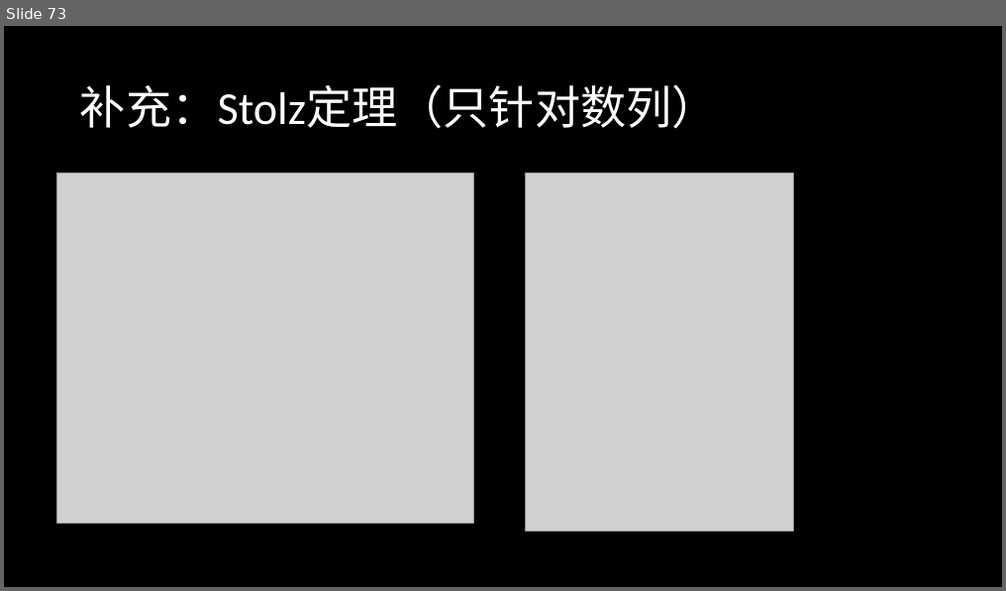
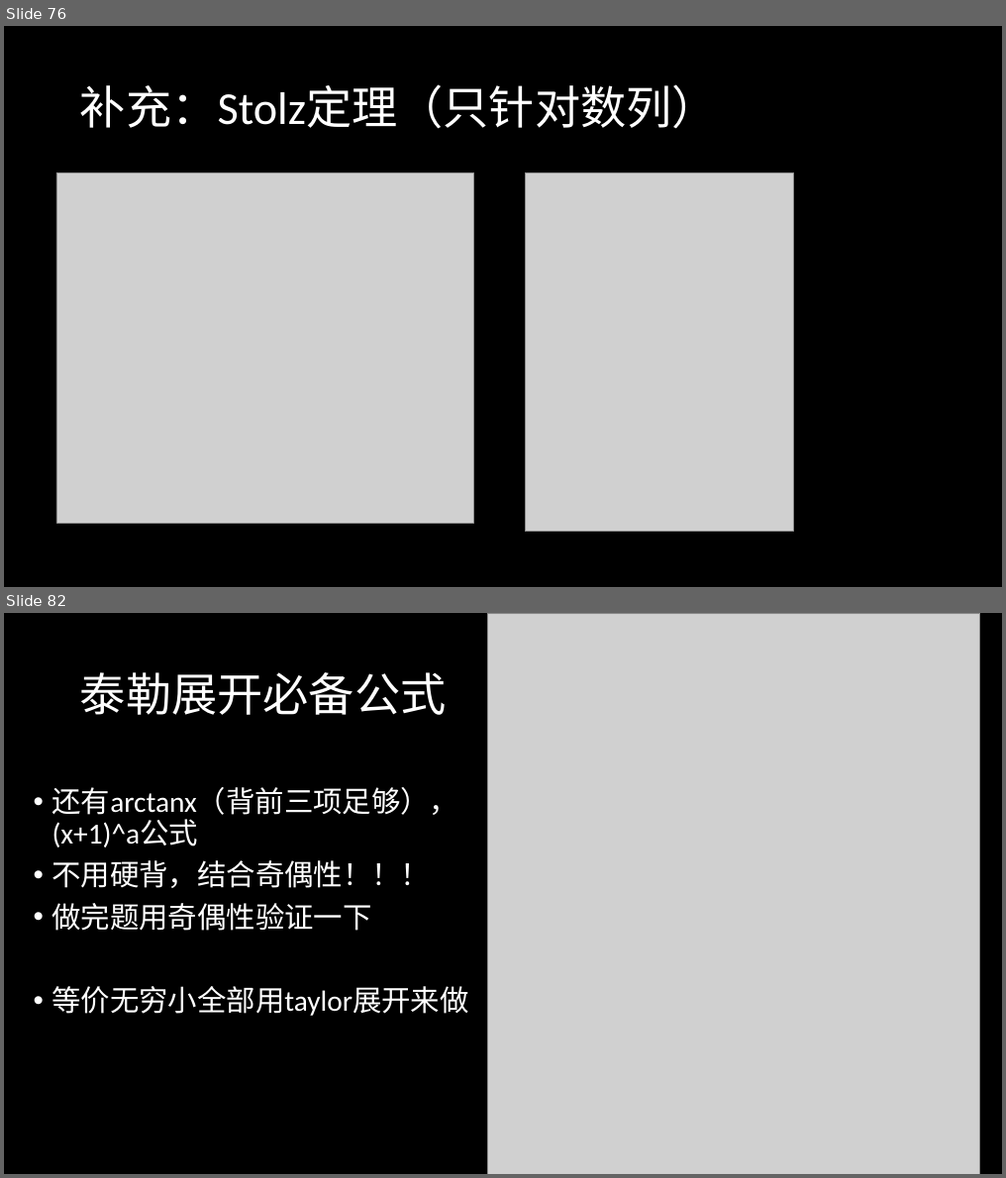
Before and after one commit to SavageTuna/Calculus, a slide deck: 高数1.pptx. Shown one above the other, each under a label of ours: slide 73 before the commit, slides 76 and 82 after it; the slides between them are not shown. The pictures are 1006x591 and 1006x1178 pixels, drawn with LibreOffice and Linux fonts; fonts in the diff are those of the drawing; grey boxes stand for pictures. Boxes give left, top, right and bottom in pixels: in the first picture for what was removed or moved away, otherwise in the second. Text is boxed around its words. In the diff, an @@ line names an element or a change of style, - is before the commit and + after.

```diff
--- a/高数1.pptx
+++ b/高数1.pptx
@@ slide 82 added at (4,613,1002,1174), background #000000 @@
@@ picture added at (487,613,980,1174) @@
@@ title added at (80,672,447,715), 44 pt, text #FFFFFF @@
+泰勒展开必备公式
@@ text added at (53,787,469,1016), 28 pt, text #FFFFFF @@
+• 还有arctanx（背前三项足够），(x+1)^a公式
+• 不用硬背，结合奇偶性！！！
+• 做完题用奇偶性验证一下
+• 等价无穷小全部用taylor展开来做
@@ what was slide 73 is now slide 76 @@
```
Also in this commit, not shown: 5 slides changed, 12 other slides added, 3 other files.
